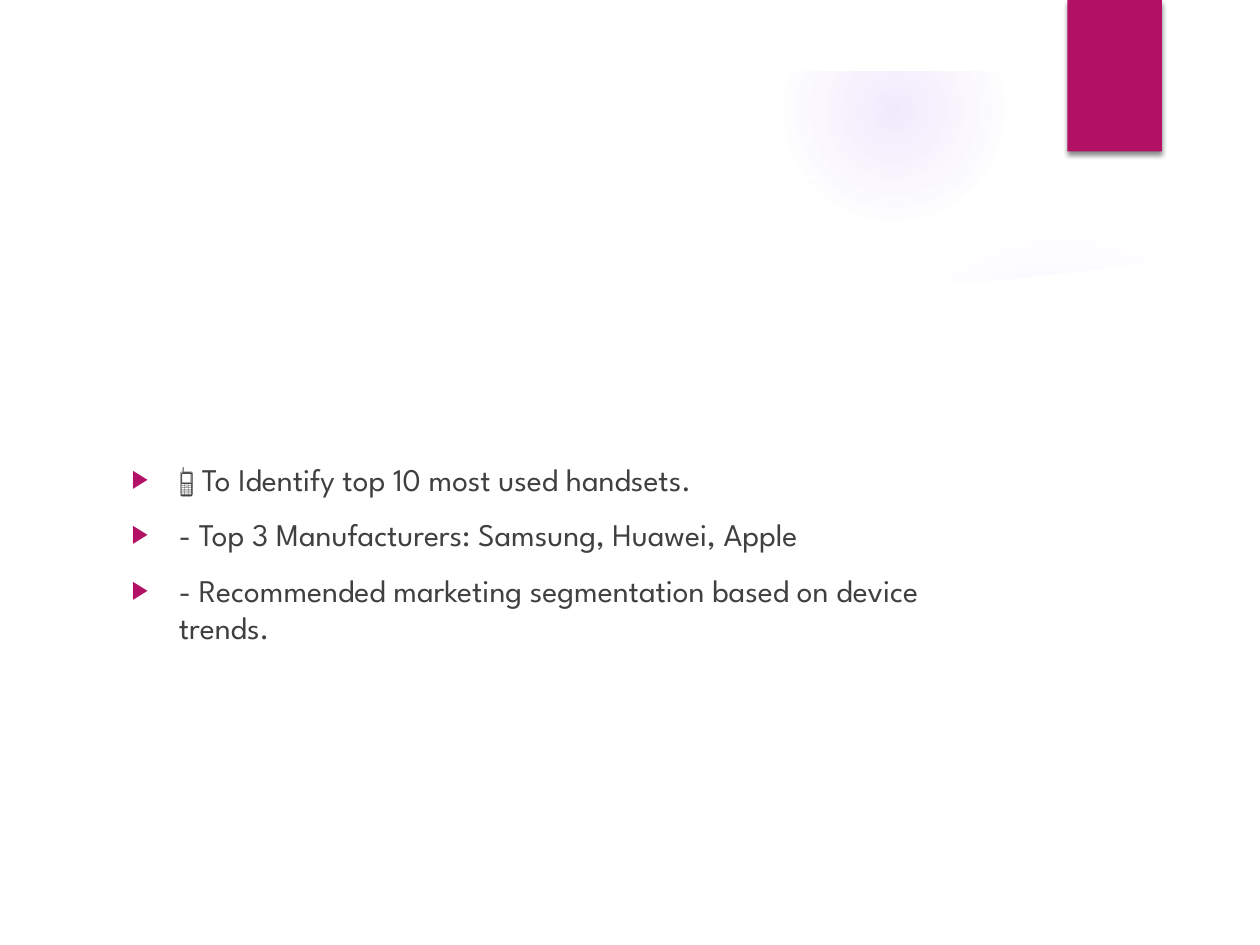
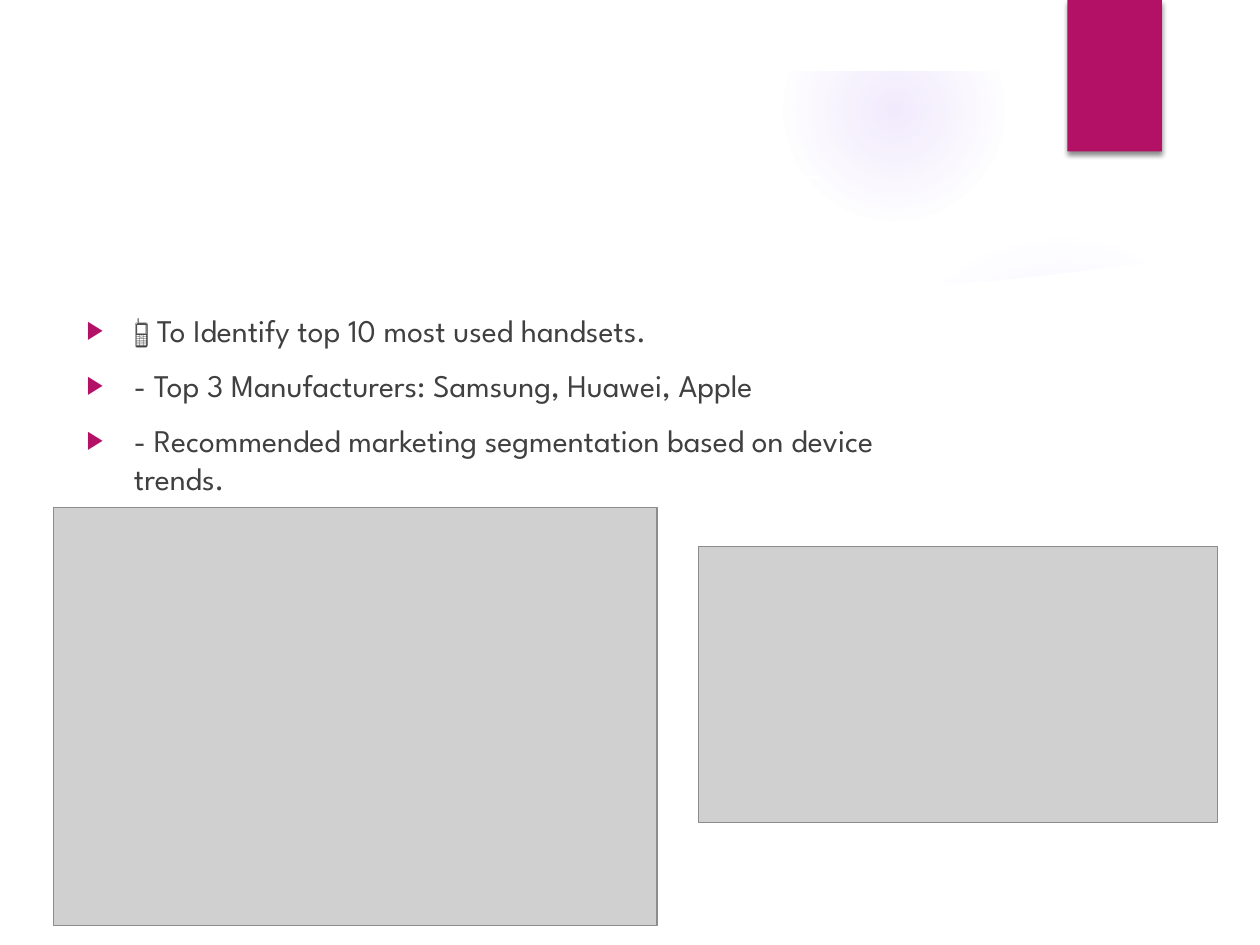
Before and after one commit to IrshadShaikh3181/Next_Hike_Project5, a slide deck: slide 3 of Detailed_Telecom_Analytics_Presentation.pptx (slide 4 before the commit). Drawn at 1260x945 pixels with LibreOffice and Linux fonts; fonts in the diff are those of the drawing; grey boxes stand for pictures; background and template pictures are left out. Boxes give left, top, right and bottom in pixels: in the first picture for what was removed or moved away, otherwise in the second. Text is boxed around its words. In the diff, an @@ line names an element or a change of style, - is before the commit and + after.

```diff
--- a/Detailed_Telecom_Analytics_Presentation.pptx
+++ b/Detailed_Telecom_Analytics_Presentation.pptx
@@ text "📱 To Identify top 10 ...": place and size @@
-text "📱 To Identify top 10 ..." at bbox=[179, 469, 918, 640]
+text "📱 To Identify top 10 ..." at bbox=[134, 320, 873, 491]
@@ picture added at bbox=[53, 508, 656, 926] @@
@@ picture added at bbox=[699, 547, 1218, 823] @@
```
Also in this commit, not shown: 12 other slides changed, 5 slides added, 8 slides removed.
